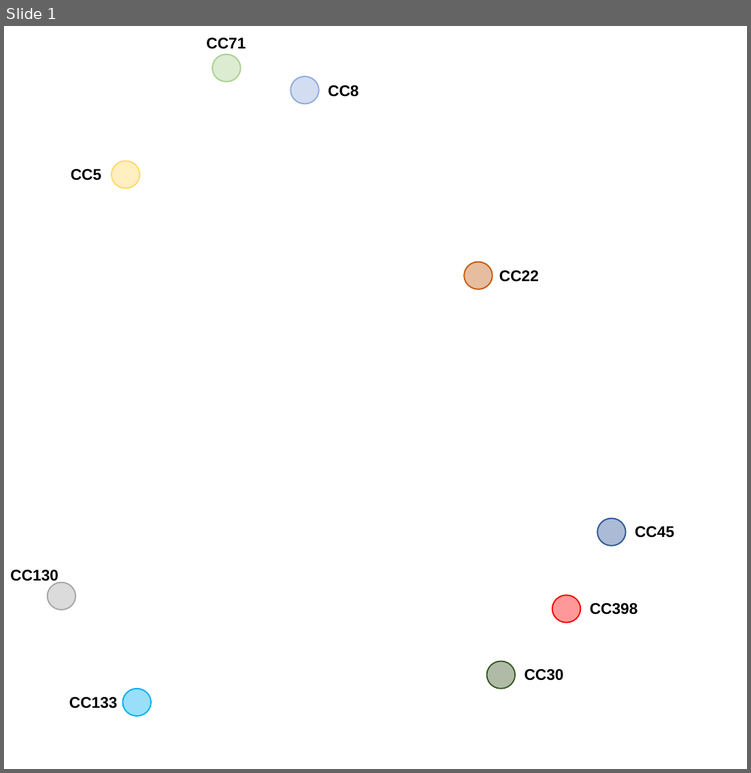
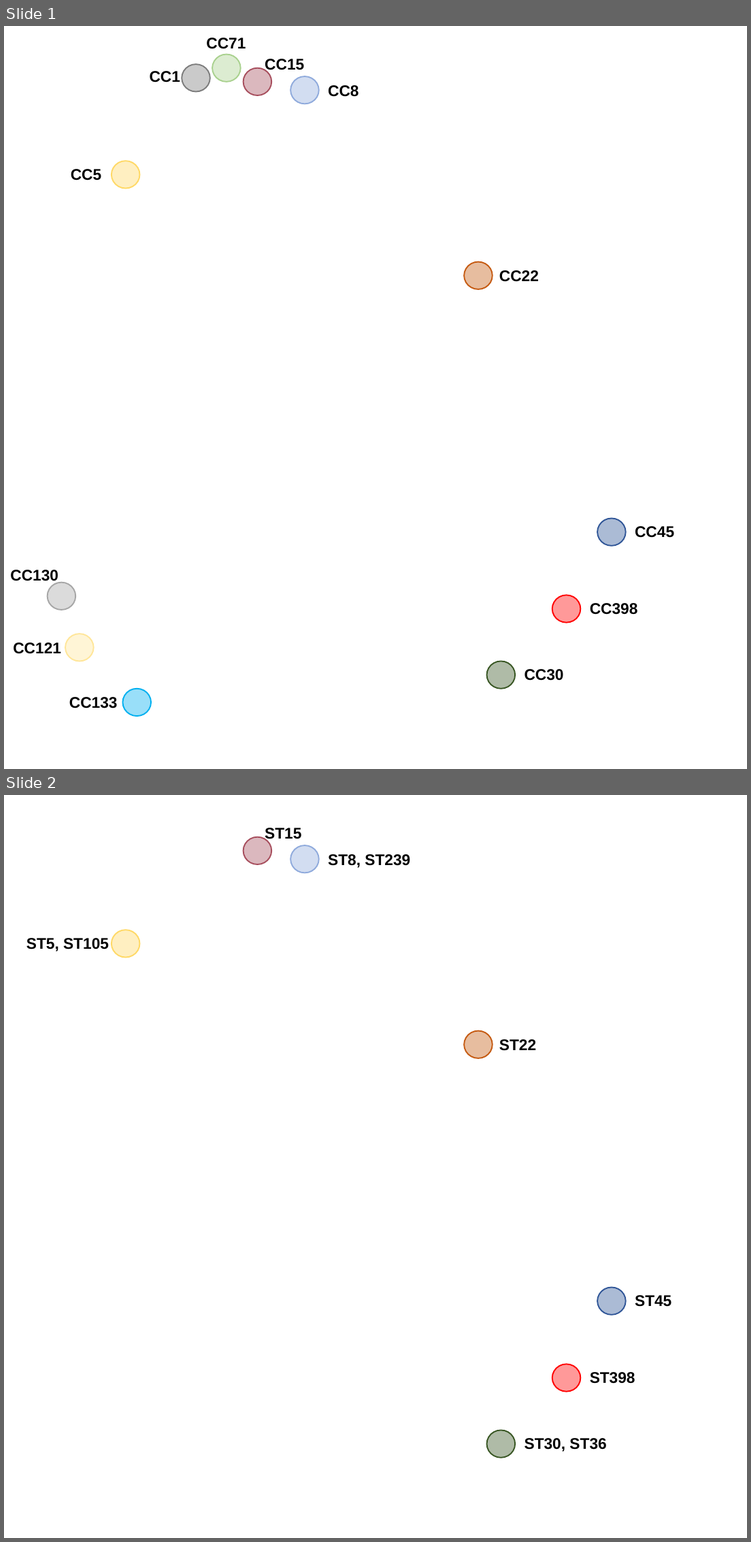
Before and after one commit to staphopia/staphopia-paper, a slide deck: data/nrd/nrd-annotated-phylogeny.pptx. Shown one above the other, each under a label of ours: slide 1 before the commit, slides 1 and 2 after it. The pictures are 751x773 and 751x1542 pixels, drawn with LibreOffice and Linux fonts; fonts in the diff are those of the drawing; background and template pictures are left out. Boxes give left, top, right and bottom in pixels: in the first picture for what was removed or moved away, otherwise in the second. Text is boxed around its words. In the diff, an @@ line names an element or a change of style, - is before the commit and + after.

```diff
--- a/data/nrd/nrd-annotated-phylogeny.pptx
+++ b/data/nrd/nrd-annotated-phylogeny.pptx
@@ slide 2 added at [4,795,747,1538], background picture (left out) @@
@@ text added at [264,828,301,842], 12 pt, text #000000, bold @@
+ST15
@@ ellipse added at [243,836,271,864], fill #A74E5D at 40% opacity, outline #A74E5D 1 pt @@
@@ text added at [328,854,410,868], 12 pt, text #000000, bold @@
+ST8, ST239
@@ text added at [26,938,109,951], 12 pt, text #000000, bold @@
+ST5, ST105
@@ group added at [111,845,625,1458]: 5 ellipses @@
@@ text added at [499,1039,536,1051], 12 pt, text #000000, bold @@
+ST22
@@ text added at [634,1295,671,1306], 12 pt, text #000000, bold @@
+ST45
@@ ellipse added at [551,1364,579,1392], fill #FF0000 at 40% opacity, outline #FF0000 1 pt @@
@@ text added at [589,1372,635,1383], 12 pt, text #000000, bold @@
+ST398
@@ text added at [524,1438,606,1451], 12 pt, text #000000, bold @@
+ST30, ST36
@@ slide 1 changed as well @@
@@ ellipse added at [181,64,209,92], fill #7C7C7C at 40% opacity, outline #7C7C7C 1 pt @@
@@ text added at [264,59,304,73], 12 pt, text #000000, bold @@
+CC15
@@ text added at [150,71,180,82], 12 pt, text #000000, bold @@
+CC1
@@ ellipse added at [243,67,271,95], fill #A74E5D at 40% opacity, outline #A74E5D 1 pt @@
@@ ellipse added at [65,633,93,661], fill #FFE699 at 40% opacity, outline #FFE699 1 pt @@
@@ text added at [13,642,61,654], 12 pt, text #000000, bold @@
+CC121
```
Also in this commit, not shown: 2 other files.
